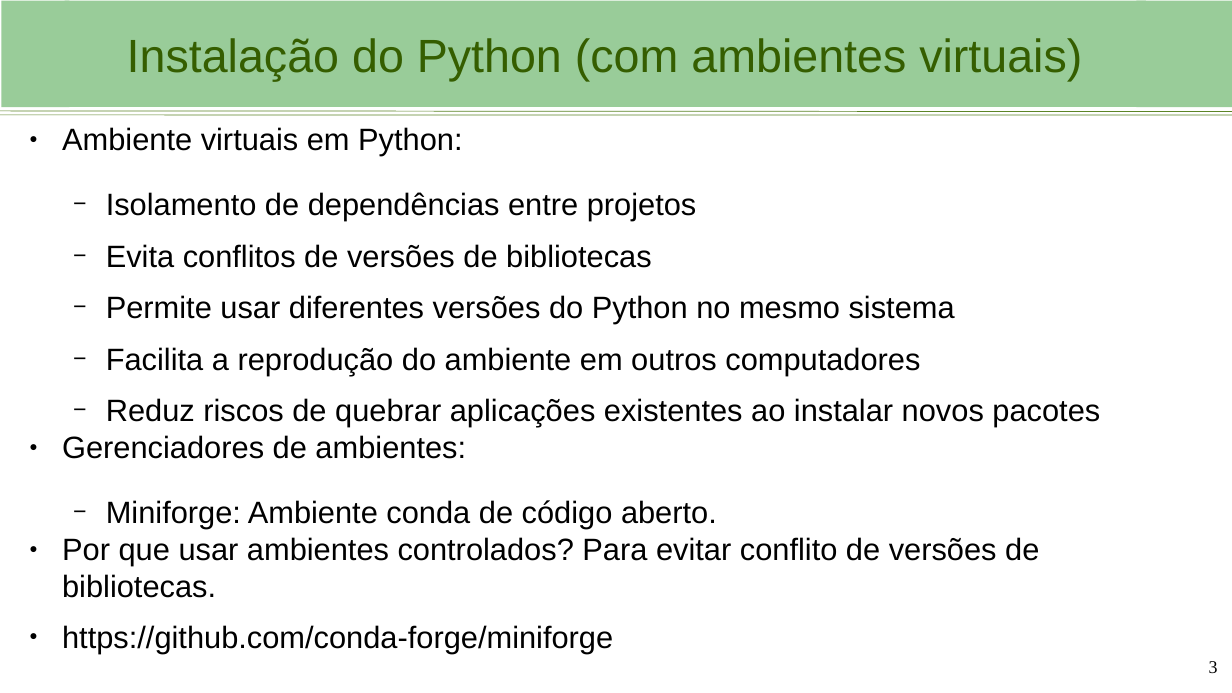
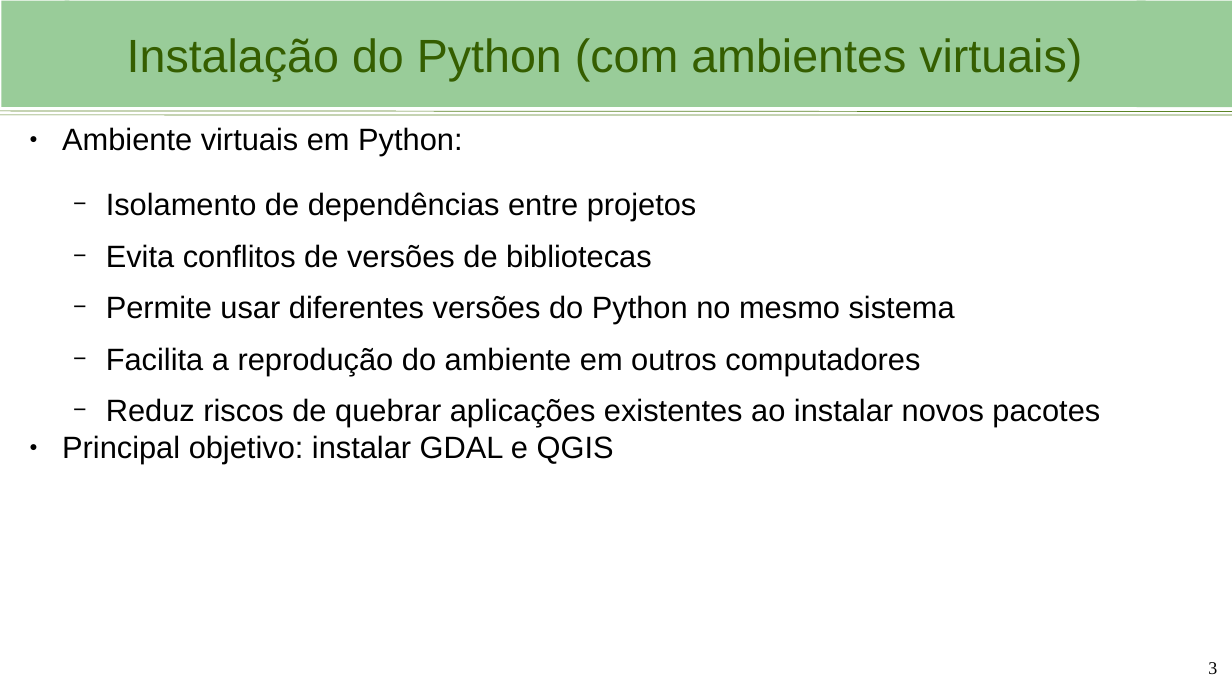
Before and after one commit to mauriciodev/progcart, a slide deck: slide 3 of aulas/Aula_1_Ambiente_de_desenvolvimento.pptx. Drawn at 1232x693 pixels with LibreOffice and Linux fonts; fonts in the diff are those of the drawing; background and template pictures are left out. Boxes give left, top, right and bottom in pixels: in the first picture for what was removed or moved away, otherwise in the second. Text is boxed around its words. In the diff, an @@ line names an element or a change of style, - is before the commit and + after.

```diff
--- a/aulas/Aula_1_Ambiente_de_desenvolvimento.pptx
+++ b/aulas/Aula_1_Ambiente_de_desenvolvimento.pptx
@@ text at (62,435,614,464): text changed @@
-● Gerenciadores de ambientes:
-  − Miniforge: Ambiente conda de código aberto.
-● Por que usar ambientes controlados? Para evitar conflito de versões de bibliotecas.
-● https://github.com/conda-forge/miniforge
+● Principal objetivo: instalar GDAL e QGIS
```
Also in this commit, not shown: 1 other slide changed, 3 slides added.
